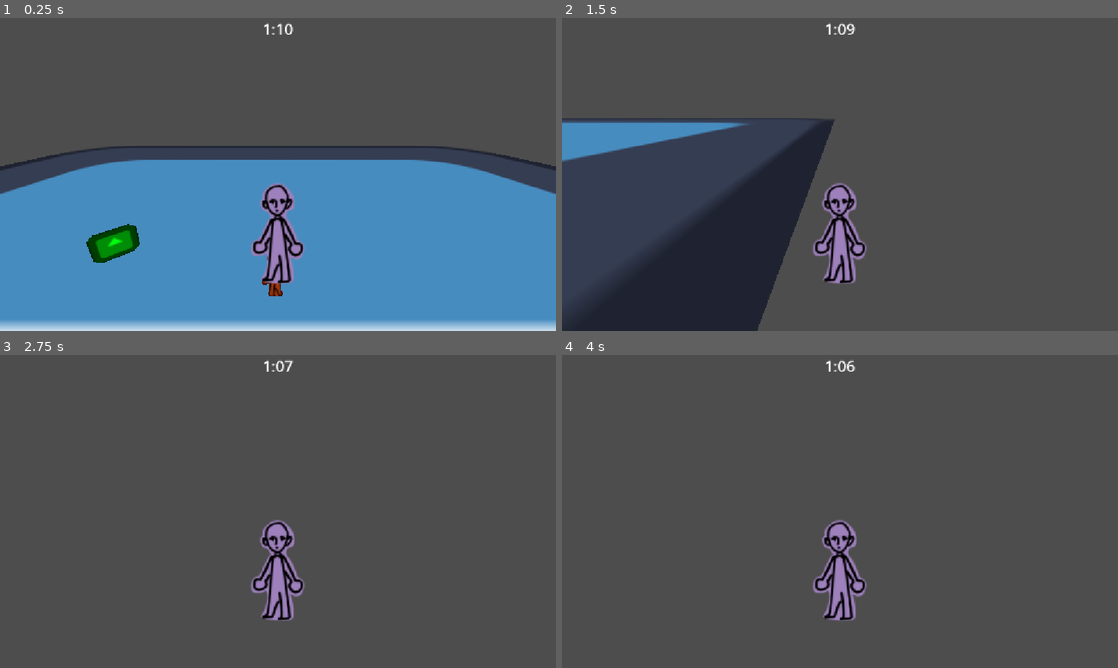
Above: before the commit, frames 1-4 (two rows, left to right).
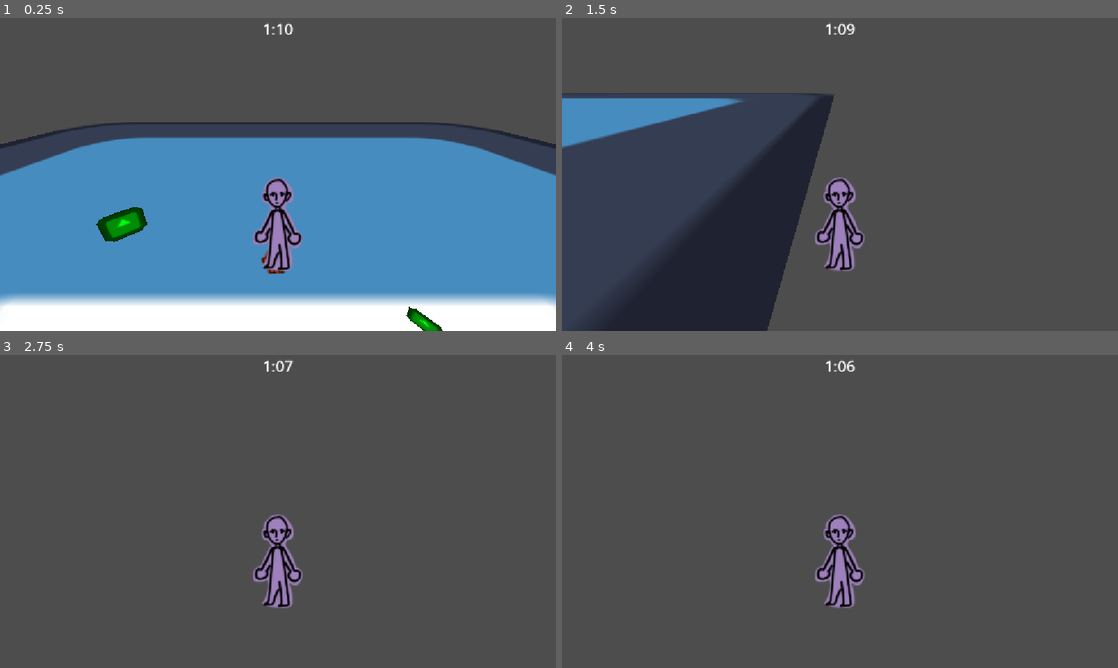
Above: after the commit, the same moments.

Repository: snomkip7/gmtk-jammin
Game: Godot game, scene res://Levels/testLevel.tscn
Two runs of this game, one before a commit and one after it. Both use one fixed random seed, a clock stepped at 60 frames per second and the inputs below. The engine's default icon, where the game draws it, is replaced by a stand-in: a white triangle on a blue panel in a dark square.
Inputs:
- Up to frame 1 (0.25 s): no input
- Up to frame 2 (1.5 s): hold D (right) 0.53-1.28 s; tap Shift (dash) at 0.6 s; hold S (backward) from 1.28 s (still down); tap E (interact) at 1.35 s
- Up to frame 3 (2.75 s): release S (backward) at 2.03 s; hold D (right) from 2.03 s (still down); tap Shift (dash) at 2.1 s
- Up to frame 4 (4 s): tap Enter at 2.75 s; release D (right) at 2.78 s; hold W (forward) 2.78-3.53 s; tap E (interact) at 2.85 s; tap Space at 3.5 s; hold A (left) from 3.53 s (still down); tap Shift (dash) at 3.6 s

The runs differ from the first frame. In frame 1, 23% of the frame differs, in the area x 0-100%, y 33-100%; in frame 2, 6.8%; in frame 3, 1.6%; in frame 4, 1.6%.

Commit message:
Update player.tscn

Diff:
--- a/gmtk-jammin/Characters/Player/player.tscn
+++ b/gmtk-jammin/Characters/Player/player.tscn
@@ -38,7 +38,7 @@
 shape = SubResource("CapsuleShape3D_t3xld")
 
 [node name="Camera" type="Camera3D" parent="." unique_id=1072952929]
-transform = Transform3D(1, 0, 0, 0, 0.9477192, 0.31910557, 0, -0.31910557, 0.9477192, 0, 3.4922113, 4.987616)
+transform = Transform3D(1, 0, 0, 0, 0.9009048, 0.4340168, 0, -0.4340168, 0.9009048, 0, 4.1320953, 4.987616)
 
 [node name="PhotoLayer" type="CanvasLayer" parent="Camera" unique_id=1991387337]
 
